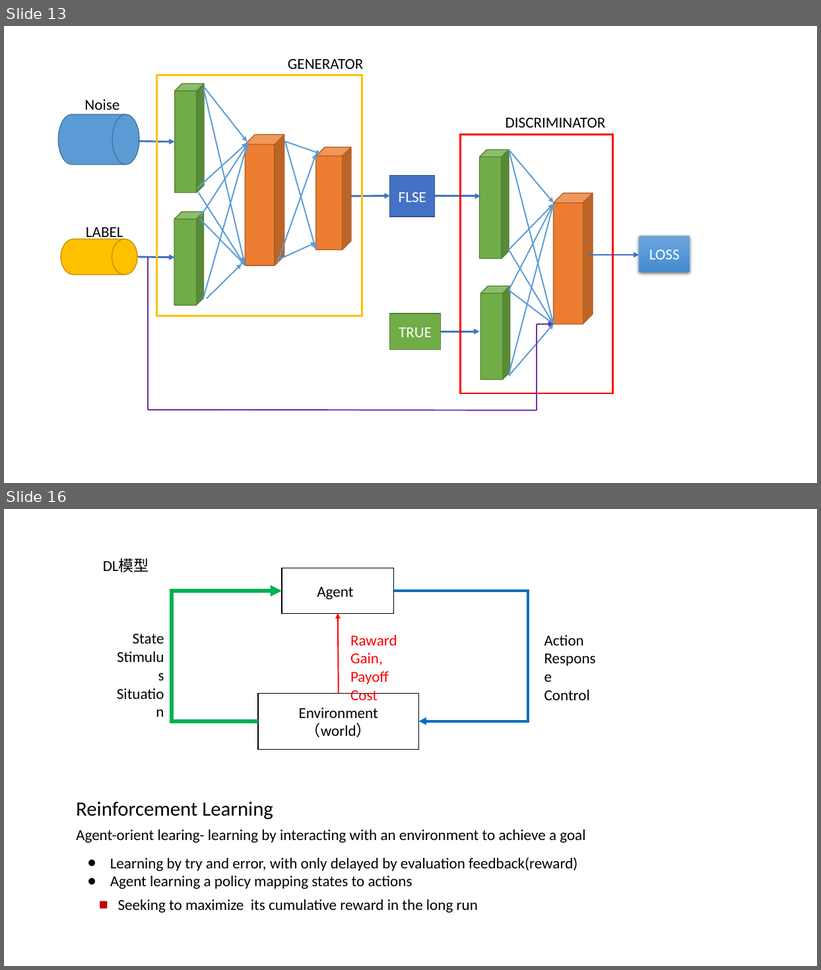
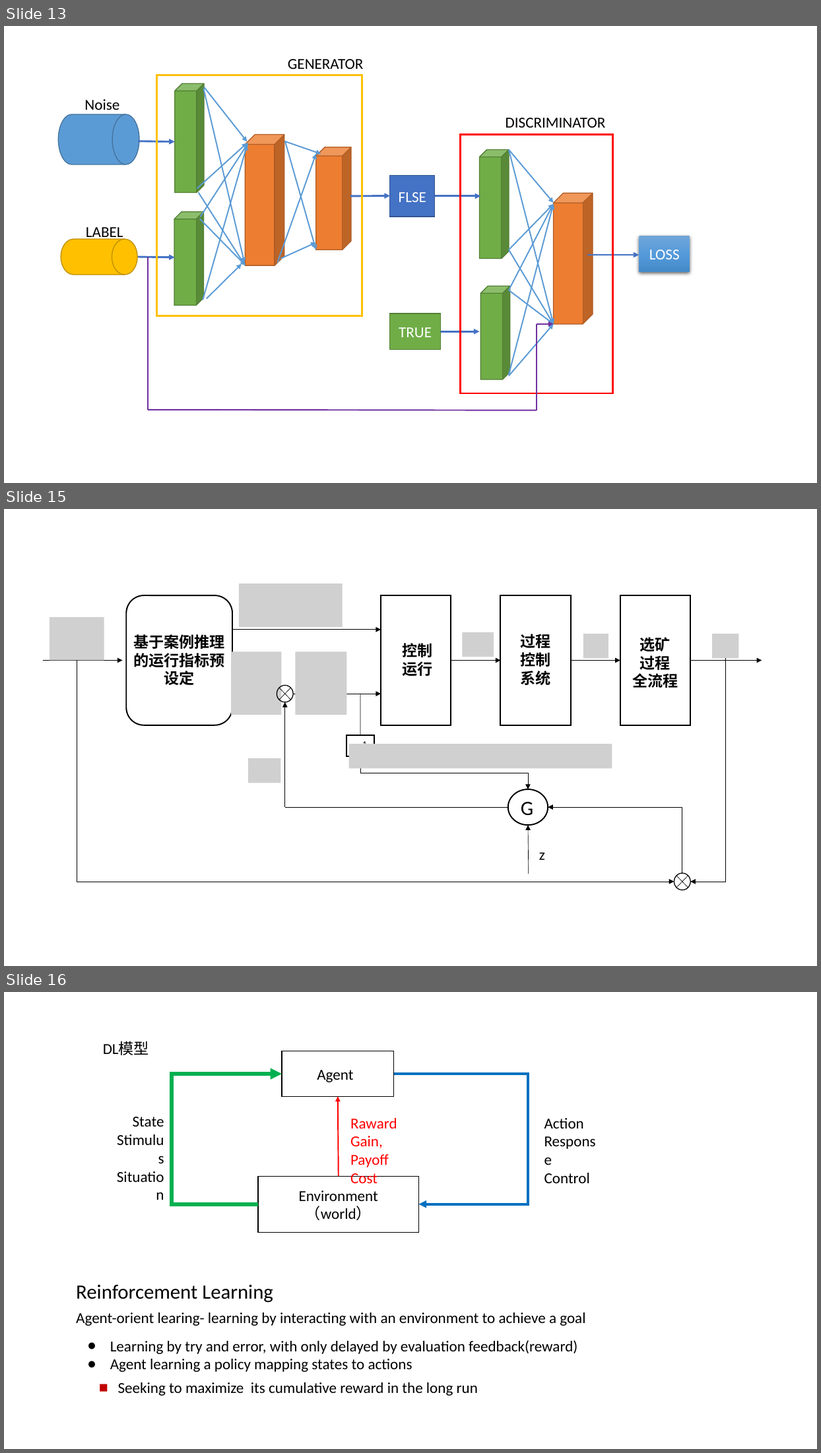
Before and after one commit to DreamPurchaseZnz/Picture, a slide deck: GANs_model.pptx. Shown one above the other, each under a label of ours: slides 13 and 16 before the commit, slides 13, 15 and 16 after it; the slides between them are not shown. The pictures are 821x970 and 821x1453 pixels, drawn with LibreOffice and Linux fonts; fonts in the diff are those of the drawing; grey boxes stand for pictures. Boxes give left, top, right and bottom in pixels: in the first picture for what was removed or moved away, otherwise in the second. Text is boxed around its words. In the diff, an @@ line names an element or a change of style, - is before the commit and + after.

```diff
--- a/GANs_model.pptx
+++ b/GANs_model.pptx
@@ slide 15 added at (4,509,817,966), background #FFFFFF @@
@@ group added at (42,584,762,891): 9 arrows, 9 pictures, 6 texts, 6 lines, 4 rectangles, 4 elbow arrows, 3 ellipses, 1 rounded rectangle @@
+基于案例推理的运行指标预设定
+z-1
+控制运行
+过程控制系统
+选矿
+过程
+全流程
+G
+z
```
Also in this commit, not shown: 4 slides changed, 7 other slides added, 2 slides removed, 25 other files.
